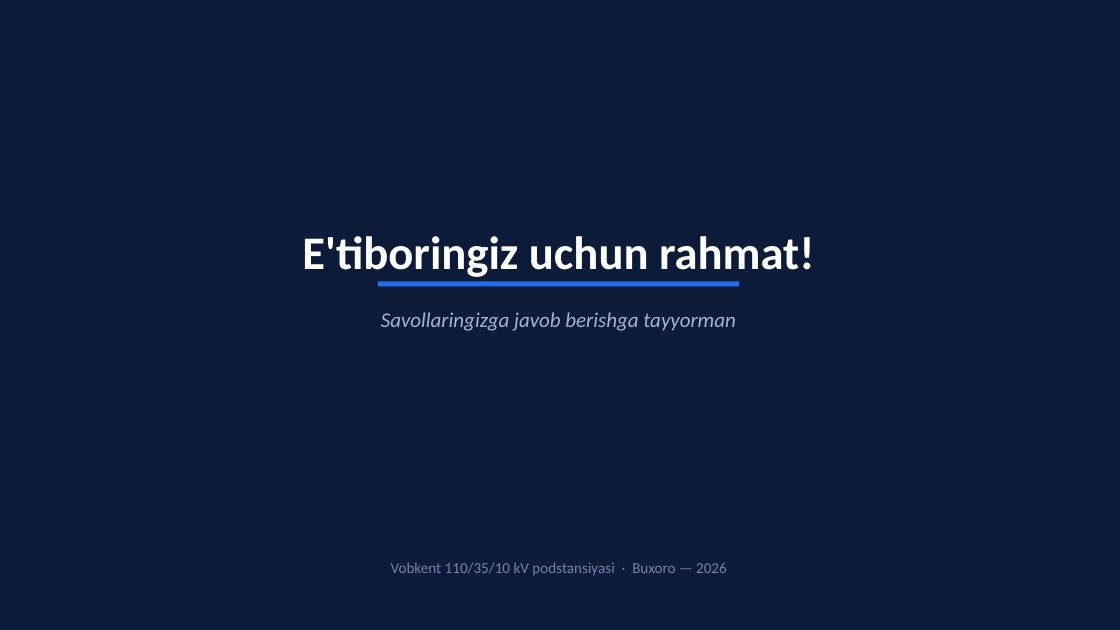
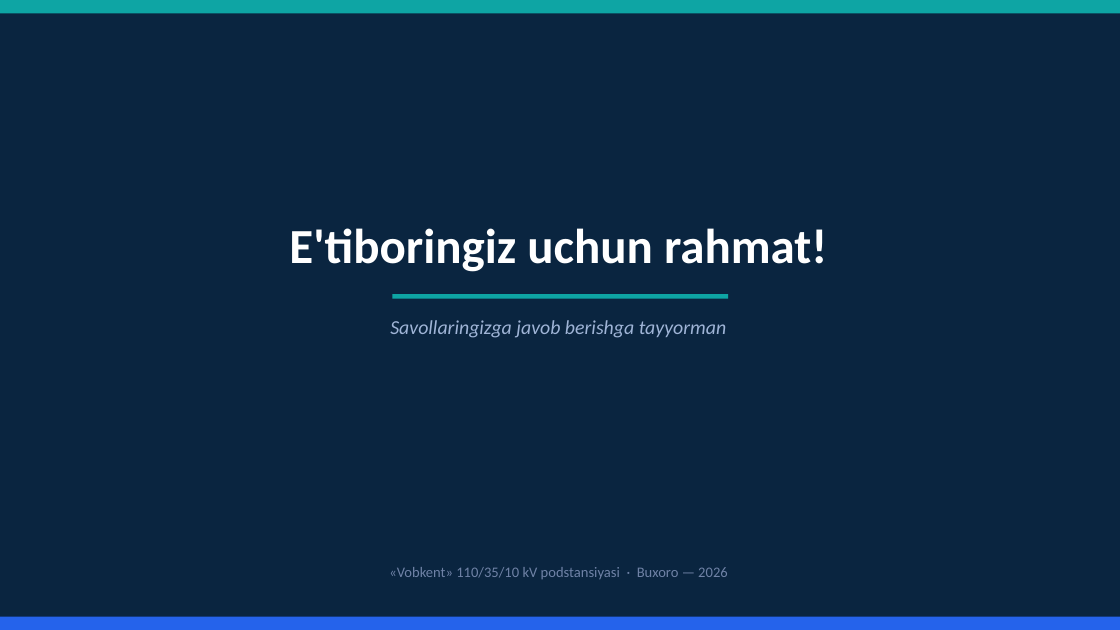
Before and after one commit to sherzod6114/-C-Users-Sherzod-Desktop-BMI_final_v5.docx-, a slide deck: slide 23 of Prezentatsiya_Vobkent_BMI.pptx (slide 17 before the commit). Drawn at 1120x630 pixels with LibreOffice and Linux fonts; fonts in the diff are those of the drawing. Boxes give left, top, right and bottom in pixels: in the first picture for what was removed or moved away, otherwise in the second. Text is boxed around its words. In the diff, an @@ line names an element or a change of style, - is before the commit and + after.

Commit message:
Professional himoyaga tayyor prezentatsiya: 23 slayd, dizayn tizimi, tahrirlanadigan jadvallar va qayta ishlangan diagrammalar

```diff
--- a/Prezentatsiya_Vobkent_BMI.pptx
+++ b/Prezentatsiya_Vobkent_BMI.pptx
@@ rectangle at (x1=0, y1=0, x2=1120, y2=630): fill #0D1B3A to #0A2540 @@
@@ rectangle added at (x1=0, y1=0, x2=1120, y2=13), fill #0EA5A4 @@
@@ text "E'tiboringiz uchun rahmat!" at (x1=289, y1=228, x2=827, y2=272): size 40 to 42 pt @@
@@ rectangle resized from (x1=378, y1=281, x2=739, y2=287) to (x1=392, y1=294, x2=728, y2=299) @@
@@ rectangle at (x1=392, y1=294, x2=728, y2=299): fill #1F6FEB to #0EA5A4 @@
@@ text "Savollaringizga javob berishga tayyorman" moved from (x1=381, y1=312, x2=735, y2=331) to (x1=390, y1=320, x2=726, y2=338) @@
@@ text "Savollaringizga javob berishga tayyorman" at (x1=390, y1=320, x2=726, y2=338): size 18 to 17 pt @@
@@ text at (x1=389, y1=567, x2=728, y2=579): text changed; size 13 to 12.5 pt @@
-Vobkent 110/35/10 kV podstansiyasi · Buxoro — 2026
+«Vobkent» 110/35/10 kV podstansiyasi · Buxoro — 2026
@@ rectangle added at (x1=0, y1=617, x2=1120, y2=630), fill #2563EB @@
```
Also in this commit, not shown: 10 other slides changed, 12 slides added, 6 slides removed, 16 other files.
